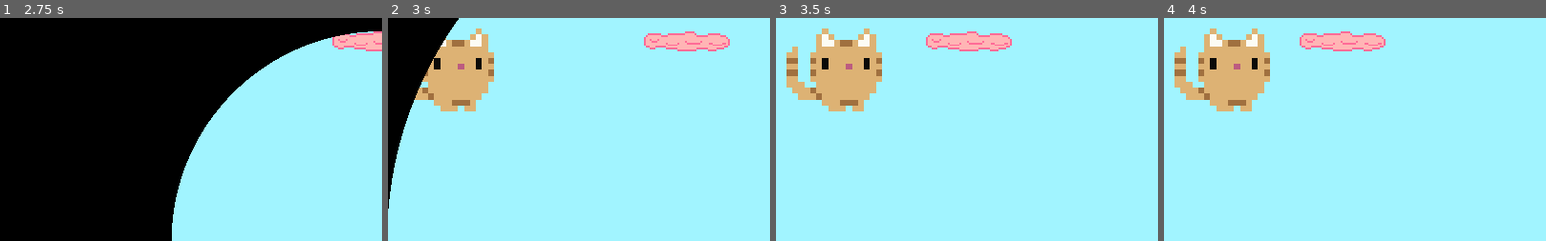
Above: before the commit, frames 1-4 (left to right).
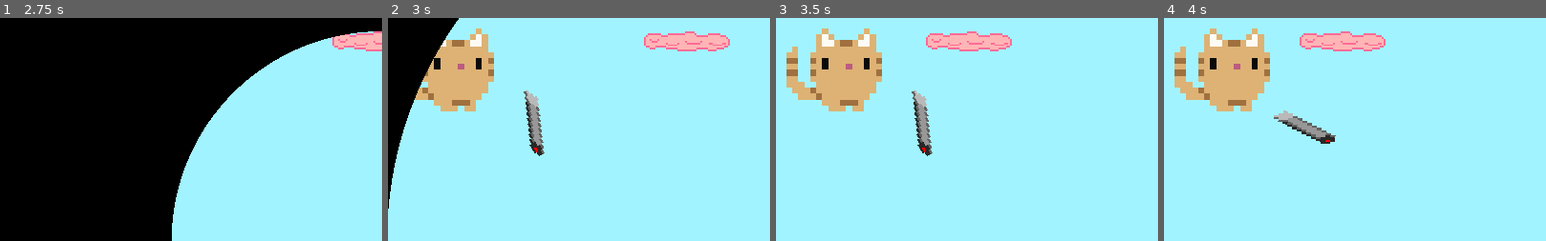
Above: after the commit, the same moments.

Repository: aarongrisez/gmtk2023
Game: Godot game, scene res://UI/Menu.tscn
Same seed, same stepped clock (60 frames per second), same inputs: the game is played once before the commit and once after it. Sound files missing from this copy of the repository are replaced by a short silence.
Inputs (mouse positions are % of the whole screen's width and height, from its top left):
- Up to frame 1 (2.75 s): click "Play" at 0.5 s; click "Play" at 1.25 s; tap Enter at 2 s; move the mouse to (72, 45) at 2.02 s; hold Right (right) from 2.03 s (still down); tap Space (jump) at 2.27 s
- Up to frame 2 (3 s): keep holding Right (right); move the mouse to (30, 55) at 2.77 s
- Up to frame 3 (3.5 s): keep holding Right (right); tap Space (jump) at 3.02 s
- Up to frame 4 (4 s): move the mouse to (60, 28) at 3.52 s; release Right (right) at 3.53 s; hold Left (left) from 3.53 s (still down)
The pictures show only the part of the screen within x 0-50%, y 0-50%; the shares and areas given below are measured in that part.

Frame 1 is identical in both runs. In frame 2, 0.9% of the frame differs, in the area x 35-41%, y 32-62%; in frame 3, 0.9%; in frame 4, 0.9%.

Commit message:
add pen scene

Diff:
--- a/gmtk2023/Player/Cat.tscn
+++ b/gmtk2023/Player/Cat.tscn
@@ -1,8 +1,16 @@
-[gd_scene load_steps=2 format=2]
+[gd_scene load_steps=4 format=2]
 
 [ext_resource path="res://Player/Assets/cat-neutral.png" type="Texture" id=1]
+[ext_resource path="res://Player/Assets/pen.png" type="Texture" id=2]
+[ext_resource path="res://Player/Pen.gd" type="Script" id=3]
 
 [node name="Cat" type="Node2D"]
 
 [node name="Cat-neutral" type="Sprite" parent="."]
 texture = ExtResource( 1 )
+
+[node name="Pen" type="Sprite" parent="."]
+position = Vector2( 15, 10 )
+scale = Vector2( 0.8125, 0.375 )
+texture = ExtResource( 2 )
+script = ExtResource( 3 )
--- /dev/null
+++ b/gmtk2023/Player/Pen.gd
@@ -0,0 +1,14 @@
+extends Sprite
+
+
+# Declare member variables here. Examples:
+# var a = 2
+# var b = "text"
+
+
+# Called when the node enters the scene tree for the first time.
+func _ready():
+	pass # Replace with function body.
+
+func _process(delta):
+	look_at(get_global_mouse_position())
Binary file added: gmtk2023/Player/Assets/pen.png
Not shown, added: gmtk2023/Player/Assets/pen.png.import
